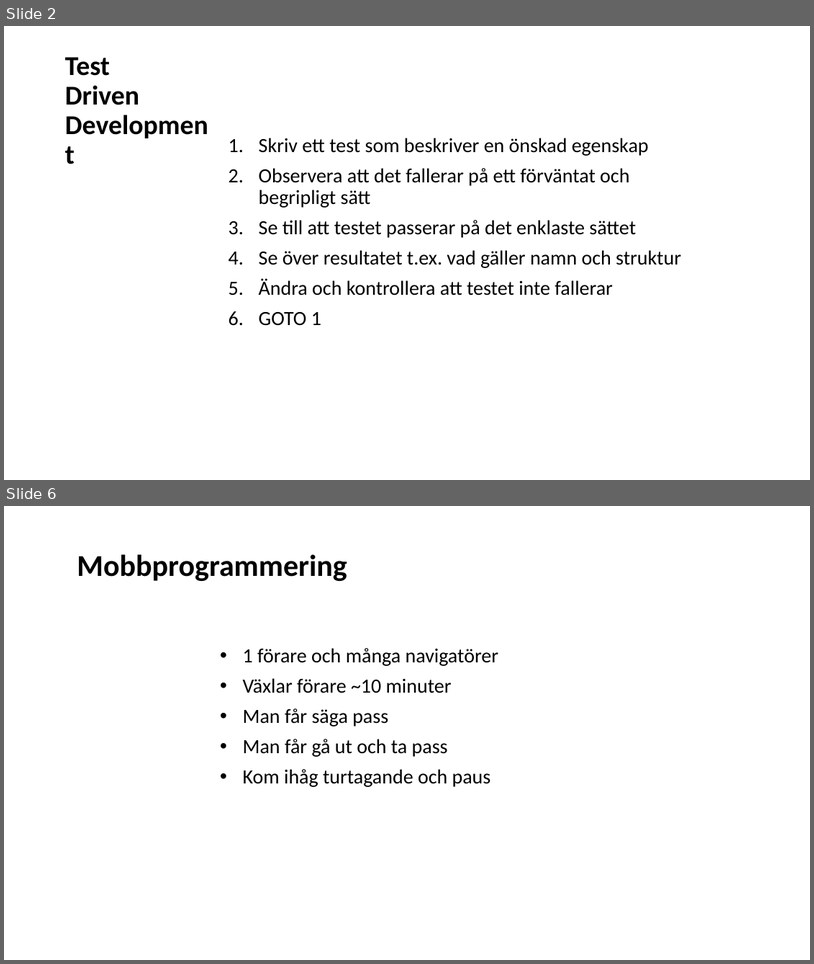
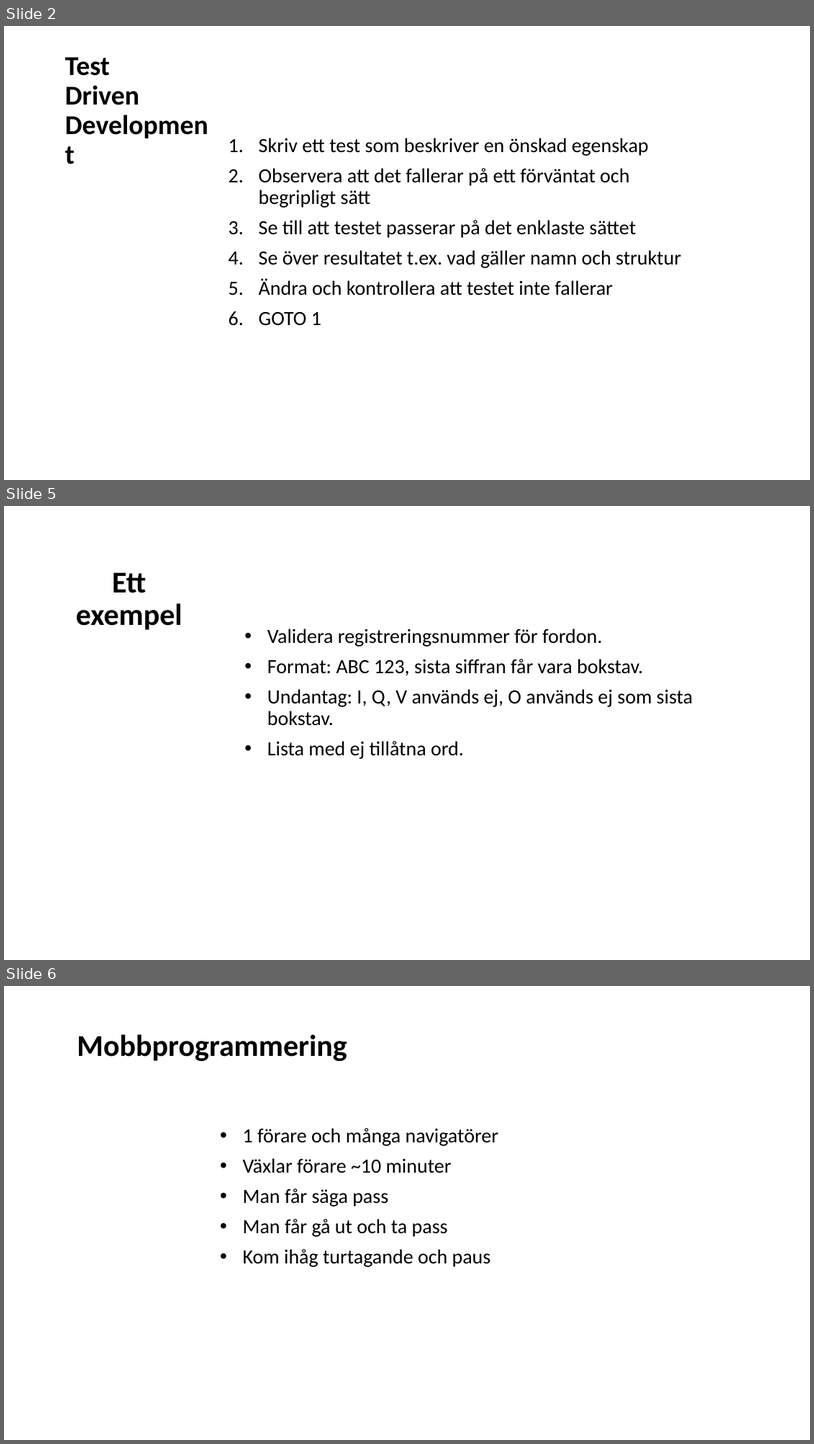
Before and after one commit to Omegapoint/tdd-lab, a slide deck: TDD-Presentation.pptx. Shown one above the other, each under a label of ours: slides 2 and 6 before the commit, slides 2, 5 and 6 after it; the slides between them are not shown. The pictures are 814x964 and 814x1444 pixels, drawn with LibreOffice and Linux fonts; fonts in the diff are those of the drawing. Boxes give left, top, right and bottom in pixels: in the first picture for what was removed or moved away, otherwise in the second. Text is boxed around its words. In the diff, an @@ line names an element or a change of style, - is before the commit and + after.

```diff
--- a/TDD-Presentation.pptx
+++ b/TDD-Presentation.pptx
@@ slide 5 added at box(4, 506, 810, 960), background #FFFFFF @@
@@ title added at box(76, 572, 183, 630), 36 pt, text #000000, bold @@
+Ett exempel
@@ subtitle added at box(268, 628, 693, 759), 24 pt, text #000000 @@
+• Validera registreringsnummer för fordon.
+• Format: ABC 123, sista siffran får vara bokstav.
+• Undantag: I, Q, V används ej, O används ej som sista bokstav.
+• Lista med ej tillåtna ord.
```
Also in this commit, not shown: 2 slides changed, 1 slide removed.
